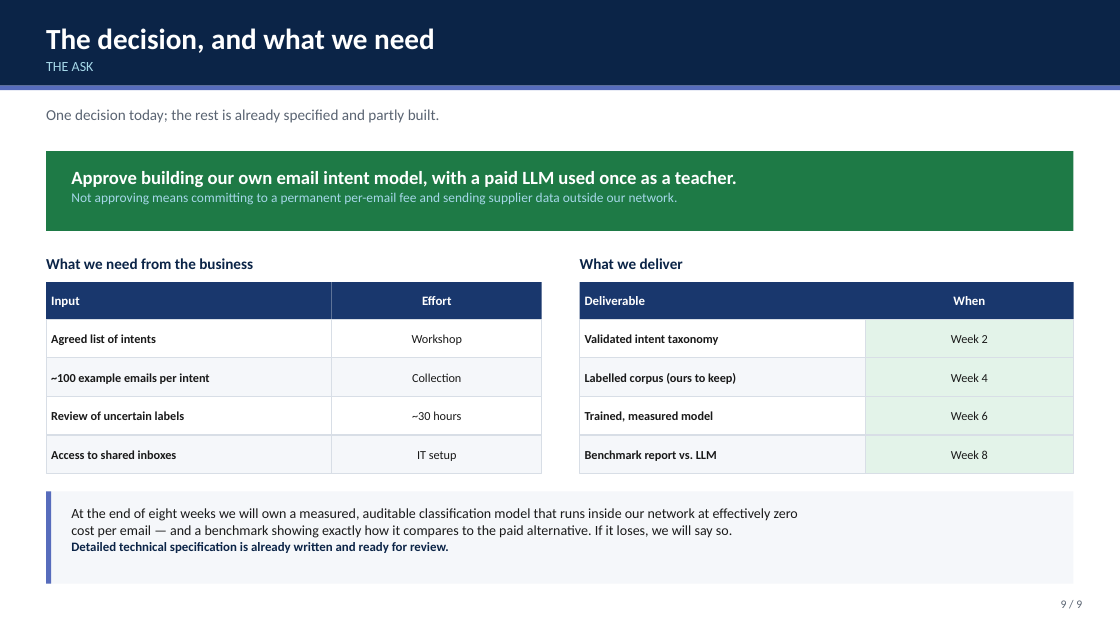
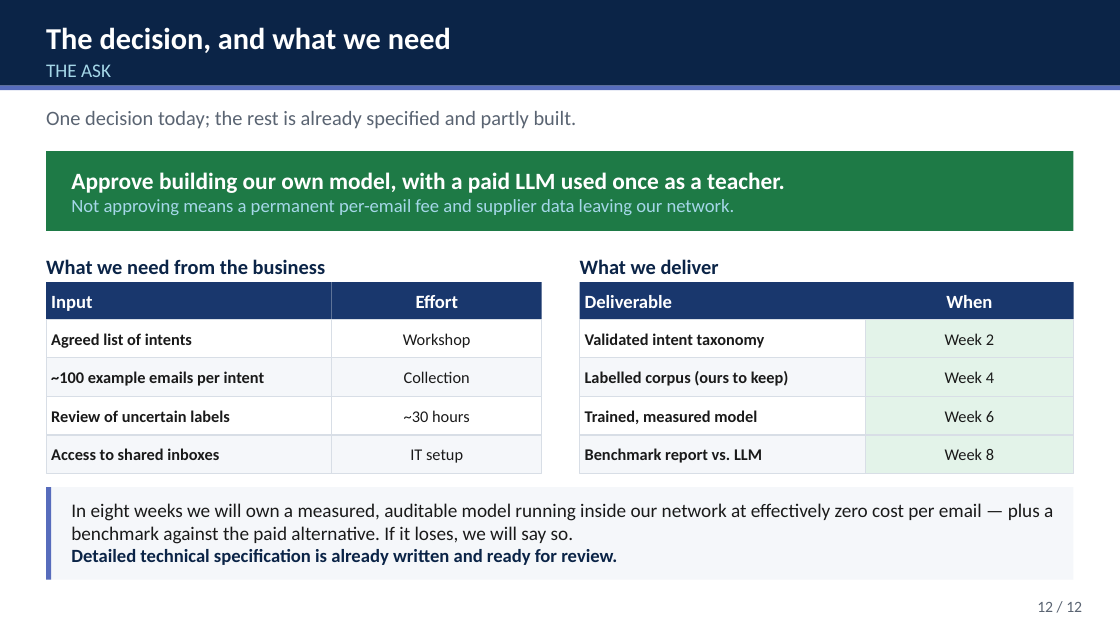
Before and after one commit to orapeasant/emailintent, a slide deck: slide 12 of docs/email_intent_briefing.pptx (slide 9 before the commit). Drawn at 1120x630 pixels with LibreOffice and Linux fonts; fonts in the diff are those of the drawing. Boxes give left, top, right and bottom in pixels: in the first picture for what was removed or moved away, otherwise in the second. Text is boxed around its words. In the diff, an @@ line names an element or a change of style, - is before the commit and + after.

```diff
--- a/docs/email_intent_briefing.pptx
+++ b/docs/email_intent_briefing.pptx
@@ title "The decision, and what we ..." at [46,27,451,53]: size 25 to 26 pt @@
@@ text "THE ASK" at [46,64,111,77]: size 12 to 16.5 pt @@
@@ text at [71,172,785,215]: text changed; size 11.5 to 16 pt @@
-Approve building our own email intent model, with a paid LLM used once as a teacher.
-Not approving means committing to a permanent per-email fee and sending supplier data outside our network.
+Approve building our own model, with a paid LLM used once as a teacher.
+Not approving means a permanent per-email fee and supplier data leaving our network.
@@ size 13 to 17.5 pt in 3 elements at [46,111,577,129], [46,259,326,274], [580,259,719,274] @@
@@ size 11 to 16 pt in 4 elements at [46,282,332,319], [332,282,542,319], [580,282,865,319], [865,282,1074,319] @@
@@ size 10.5 to 14 pt in 16 elements at [46,319,332,358], [332,319,542,358], [46,358,332,397], [332,358,542,397], [46,397,332,435], [332,397,542,435], [46,435,332,474], [332,435,542,474], [580,319,865,358], [865,319,1074,358], [580,358,865,397], [865,358,1074,397], [580,397,865,435], [865,397,1074,435], [580,435,865,474], [865,435,1074,474] @@
@@ rectangle: place and size @@
-rectangle at [46,492,1074,584]
+rectangle at [46,487,1074,580]
@@ rectangle: place and size @@
-rectangle at [46,492,51,584]
+rectangle at [46,487,51,580]
@@ text at [71,503,1053,544]: text changed; size 12 to 16.5 pt @@
-At the end of eight weeks we will own a measured, auditable classification model that runs inside our network at effectively zero
-cost per email — and a benchmark showing exactly how it compares to the paid alternative. If it loses, we will say so.
+In eight weeks we will own a measured, auditable model running inside our network at effectively zero cost per email — plus a benchmark against the paid alternative. If it loses, we will say so.
@@ text at [71,549,617,565]: size 11 to 16 pt in "Detailed technical specification is already written and ..." @@
@@ text at [1037,602,1082,612]: text changed; size 10 to 13.5 pt @@
-9 / 9
+12 / 12
```
Also in this commit, not shown: 8 other slides changed, 3 slides added, 2 other files.
